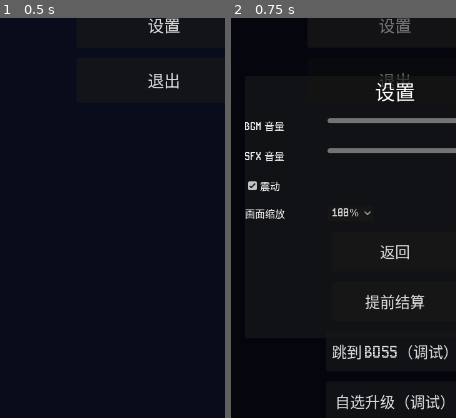
Above: before the commit, frames 1-2 (left to right).
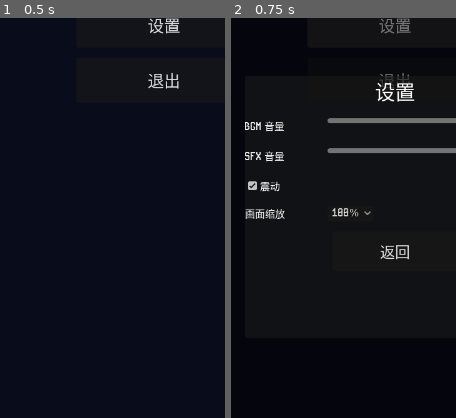
Above: after the commit, the same moments.

Repository: qingzhixing/plane-war
Game: Godot game, scene res://scenes/MainMenu.tscn
The game is run twice, just before and just after one commit, with the same random seed, the same clock (stepped at 60 frames per second) and the same inputs. Sound files missing from this copy of the repository are replaced by a short silence.
Inputs:
- Up to frame 1 (0.5 s): no input
- Up to frame 2 (0.75 s): click "设置" at 0.5 s
The pictures show only the part of the screen within x 14-64%, y 26-76%; the shares and areas given below are measured in that part.

Frame 1 is identical in both runs. In frame 2, 2.5% of the frame differs, in the area x 44-97%, y 69-98%.

Commit message:
🎨 UI: 主菜单设置隐藏跳Boss与自选升级
Made-with: Cursor

Diff:
--- a/scripts/settings_ui.gd
+++ b/scripts/settings_ui.gd
@@ -11,6 +11,9 @@
 var _close_button: Button
 var _vibration_check: CheckBox
 var _scale_option: OptionButton
+var _end_run_button: Button
+var _skip_boss_button: Button
+var _debug_upgrades_button: Button
 var _is_from_menu: bool = false
 var _was_paused_before: bool = false
 const _SETTINGS_FILE_PATH: String = "user://settings.cfg"
@@ -142,31 +145,31 @@
 	_close_button.pressed.connect(_on_close_pressed)
 	vbox.add_child(_close_button)
 
-	# 提前结算按钮（局内可从设置中直接结束本局）
-	var end_run_button := Button.new()
-	end_run_button.text = "提前结算"
-	end_run_button.custom_minimum_size = Vector2(200, 64)
-	end_run_button.size_flags_horizontal = Control.SIZE_SHRINK_CENTER
-	end_run_button.add_theme_font_size_override("font_size", 24)
-	end_run_button.pressed.connect(_on_end_run_pressed)
-	vbox.add_child(end_run_button)
-
-	# 跳到 Boss 关（调试用）
-	var skip_boss_button := Button.new()
-	skip_boss_button.text = "跳到 Boss（调试）"
-	skip_boss_button.custom_minimum_size = Vector2(220, 64)
-	skip_boss_button.size_flags_horizontal = Control.SIZE_SHRINK_CENTER
-	skip_boss_button.add_theme_font_size_override("font_size", 24)
-	skip_boss_button.pressed.connect(_on_skip_to_boss_pressed)
-	vbox.add_child(skip_boss_button)
-
-	var debug_upgrades_button := Button.new()
-	debug_upgrades_button.text = "自选升级（调试）"
-	debug_upgrades_button.custom_minimum_size = Vector2(220, 64)
-	debug_upgrades_button.size_flags_horizontal = Control.SIZE_SHRINK_CENTER
-	debug_upgrades_button.add_theme_font_size_override("font_size", 24)
-	debug_upgrades_button.pressed.connect(_on_debug_upgrades_pressed)
-	vbox.add_child(debug_upgrades_button)
+	# 提前结算 / 调试项：仅局内（Main）打开设置时显示；主菜单打开时隐藏
+	_end_run_button = Button.new()
+	_end_run_button.text = "提前结算"
+	_end_run_button.custom_minimum_size = Vector2(200, 64)
+	_end_run_button.size_flags_horizontal = Control.SIZE_SHRINK_CENTER
+	_end_run_button.add_theme_font_size_override("font_size", 24)
+	_end_run_button.pressed.connect(_on_end_run_pressed)
+	vbox.add_child(_end_run_button)
+
+	_skip_boss_button = Button.new()
+	_skip_boss_button.text = "跳到 Boss（调试）"
+	_skip_boss_button.custom_minimum_size = Vector2(220, 64)
+	_skip_boss_button.size_flags_horizontal = Control.SIZE_SHRINK_CENTER
+	_skip_boss_button.add_theme_font_size_override("font_size", 24)
+	_skip_boss_button.pressed.connect(_on_skip_to_boss_pressed)
+	vbox.add_child(_skip_boss_button)
+
+	_debug_upgrades_button = Button.new()
+	_debug_upgrades_button.text = "自选升级（调试）"
+	_debug_upgrades_button.custom_minimum_size = Vector2(220, 64)
+	_debug_upgrades_button.size_flags_horizontal = Control.SIZE_SHRINK_CENTER
+	_debug_upgrades_button.add_theme_font_size_override("font_size", 24)
+	_debug_upgrades_button.pressed.connect(_on_debug_upgrades_pressed)
+	vbox.add_child(_debug_upgrades_button)
+	_apply_run_only_buttons_visibility(false)
 
 	_load_extra_settings()
 
@@ -175,12 +178,24 @@
 	_is_from_menu = false
 	_was_paused_before = get_tree().paused
 	get_tree().paused = true
+	_apply_run_only_buttons_visibility(true)
 	visible = true
 
 
 func show_settings_from_menu() -> void:
 	_is_from_menu = true
+	_apply_run_only_buttons_visibility(false)
 	visible = true
+
+
+func _apply_run_only_buttons_visibility(in_run: bool) -> void:
+	var show := in_run
+	if _end_run_button != null:
+		_end_run_button.visible = show
+	if _skip_boss_button != null:
+		_skip_boss_button.visible = show
+	if _debug_upgrades_button != null:
+		_debug_upgrades_button.visible = show
 
 
 func _on_close_pressed() -> void:
